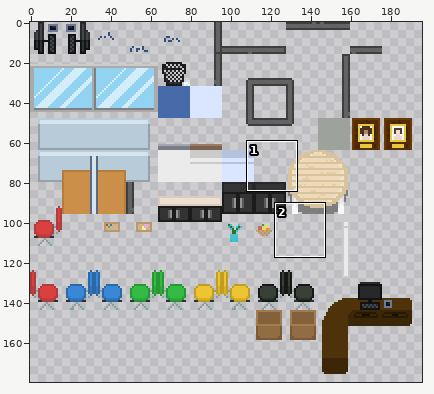
Two states of a sprite sheet, Assets/tilemap.png. Above, an overview of the earlier version with the close-up marked.
Close-up. First the earlier version:
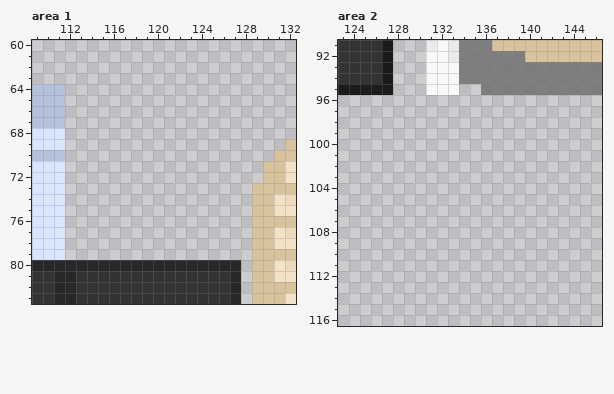
The file is 320x180 pixels. Colours within 5 levels of each other are drawn and written as one. Shown: area 1: x 109..132, y 60..83; area 2: x 123..146, y 91..116. The wide view leaves out empty margins. The commit also changed other parts of the picture, which this record leaves out.
The same view after the edit:
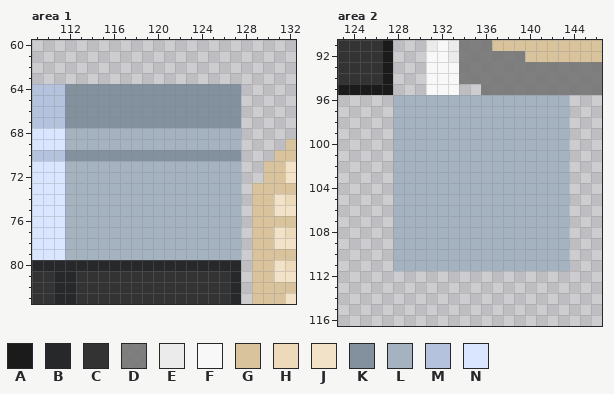
Palette (. is transparent): A #1b1b1b  B #26282a  C #333333  D #717171d8  E #ebebeb  F #f8f8f8  G #d9c39c  H #ecdaba  J #f1e2c8  K #83919f  L #a5b2c0  M #b5c2dd  N #dae6ff
The exact change:
--- area 1
@@ x 109..132 @@
 63 ........................
-64 MMM.....................
-65 MMM.....................
-66 MMM.....................
-67 MMM.....................
-68 NNN.....................
-69 NNN....................G
-70 MMM...................GG
-71 NNN..................GGJ
-72 NNN..................GGJ
-73 NNN.................GGGG
-74 NNN.................GGJH
-75 NNN.................GGJJ
-76 NNN.................GGGG
-77 NNN.................GGJH
-78 NNN.................GGJJ
-79 NNN.................GGGG
+64 MMMKKKKKKKKKKKKKKKK.....
+65 MMMKKKKKKKKKKKKKKKK.....
+66 MMMKKKKKKKKKKKKKKKK.....
+67 MMMKKKKKKKKKKKKKKKK.....
+68 NNNLLLLLLLLLLLLLLLL.....
+69 NNNLLLLLLLLLLLLLLLL....G
+70 MMMKKKKKKKKKKKKKKKK...GG
+71 NNNLLLLLLLLLLLLLLLL..GGJ
+72 NNNLLLLLLLLLLLLLLLL..GGJ
+73 NNNLLLLLLLLLLLLLLLL.GGGG
+74 NNNLLLLLLLLLLLLLLLL.GGJH
+75 NNNLLLLLLLLLLLLLLLL.GGJJ
+76 NNNLLLLLLLLLLLLLLLL.GGGG
+77 NNNLLLLLLLLLLLLLLLL.GGJH
+78 NNNLLLLLLLLLLLLLLLL.GGJJ
+79 NNNLLLLLLLLLLLLLLLL.GGGG
 80 BBBBBBBBBBBBBBBBBBB.GGJH
--- area 2
@@ x 123..146 @@
  95 AAAAA...FFF..DDDDDDDDDDD
- 96 ........................
- 97 ........................
- 98 ........................
- 99 ........................
-100 ........................
-101 ........................
-102 ........................
-103 ........................
-104 ........................
-105 ........................
-106 ........................
-107 ........................
-108 ........................
-109 ........................
-110 ........................
-111 ........................
+ 96 .....LLLLLLLLLLLLLLLL...
+ 97 .....LLLLLLLLLLLLLLLL...
+ 98 .....LLLLLLLLLLLLLLLL...
+ 99 .....LLLLLLLLLLLLLLLL...
+100 .....LLLLLLLLLLLLLLLL...
+101 .....LLLLLLLLLLLLLLLL...
+102 .....LLLLLLLLLLLLLLLL...
+103 .....LLLLLLLLLLLLLLLL...
+104 .....LLLLLLLLLLLLLLLL...
+105 .....LLLLLLLLLLLLLLLL...
+106 .....LLLLLLLLLLLLLLLL...
+107 .....LLLLLLLLLLLLLLLL...
+108 .....LLLLLLLLLLLLLLLL...
+109 .....LLLLLLLLLLLLLLLL...
+110 .....LLLLLLLLLLLLLLLL...
+111 .....LLLLLLLLLLLLLLLL...
 112 ........................
Changed places in both close-ups, as pixel boxes (x1, y1, x2, y2):
added: (65, 84, 241, 260)
added: (393, 95, 569, 271)
